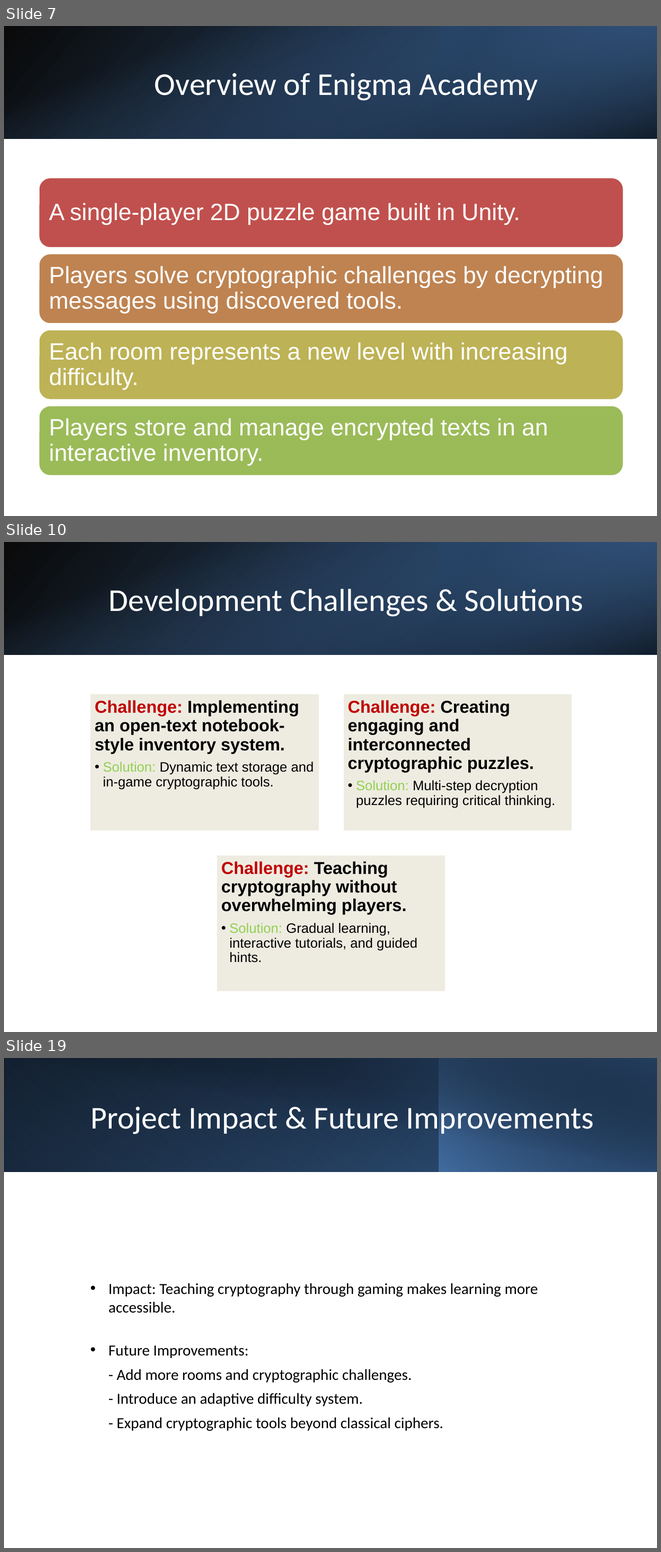
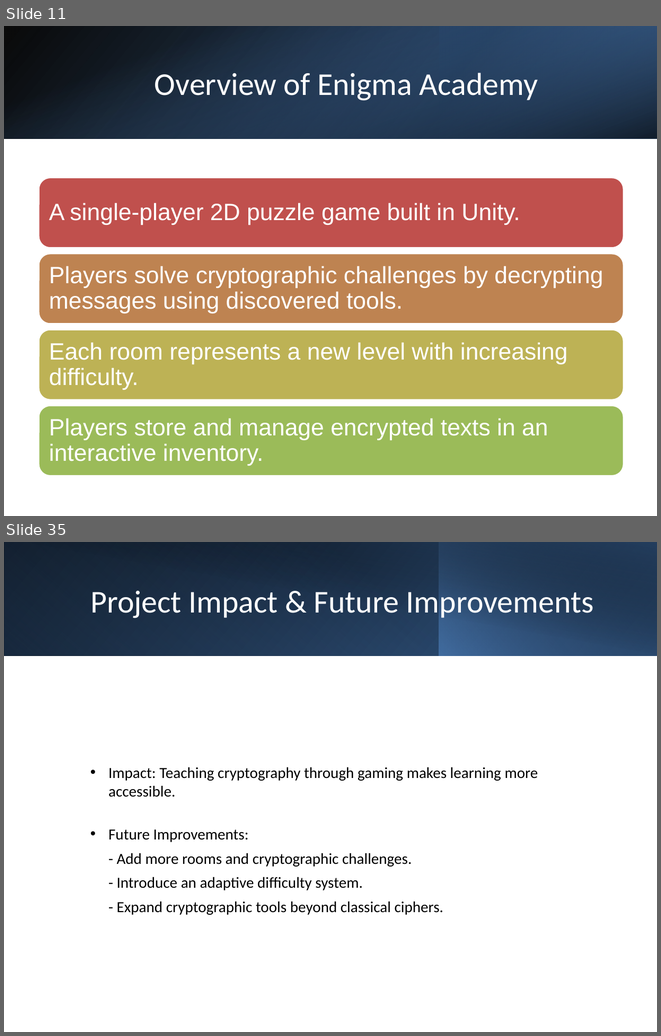
Before and after one commit to Firas-amaria/FinalProject-CryptoGame, a slide deck: enigma_academy_presentation.pptx. Shown one above the other, each under a label of ours: slides 7, 10 and 19 before the commit, slides 11 and 35 after it; the slides between them are not shown. The pictures are 661x1552 and 661x1036 pixels, drawn with LibreOffice and Linux fonts; fonts in the diff are those of the drawing. Boxes give left, top, right and bottom in pixels: in the first picture for what was removed or moved away, otherwise in the second. Text is boxed around its words. In the diff, an @@ line names an element or a change of style, - is before the commit and + after.

```diff
--- a/enigma_academy_presentation.pptx
+++ b/enigma_academy_presentation.pptx
@@ slide 10 removed at (4,542,657,1032), background #FFFFFF @@
@@ rectangle removed at (4,542,657,654) @@
@@ rectangle removed at (4,542,657,654) @@
@@ rectangle removed at (440,542,657,654) @@
@@ title removed at (109,589,583,617) @@
-Development Challenges & Solutions
@@ group removed at (89,693,573,992): 3 rectangles, 3 texts @@
-Challenge: Implementing an open-text notebook-style inventory system.
-  • Solution: Dynamic text storage and in-game cryptographic tools.
-Challenge: Creating engaging and interconnected cryptographic puzzles.
-  • Solution: Multi-step decryption puzzles requiring critical thinking.
-Challenge: Teaching cryptography without overwhelming players.
-  • Solution: Gradual learning, interactive tutorials, and guided hints.
@@ what was slide 7 is now slide 11 @@
@@ what was slide 19 is now slide 35 @@
```
Also in this commit, not shown: 11 slides changed, 18 slides added, 1 other slide removed.
